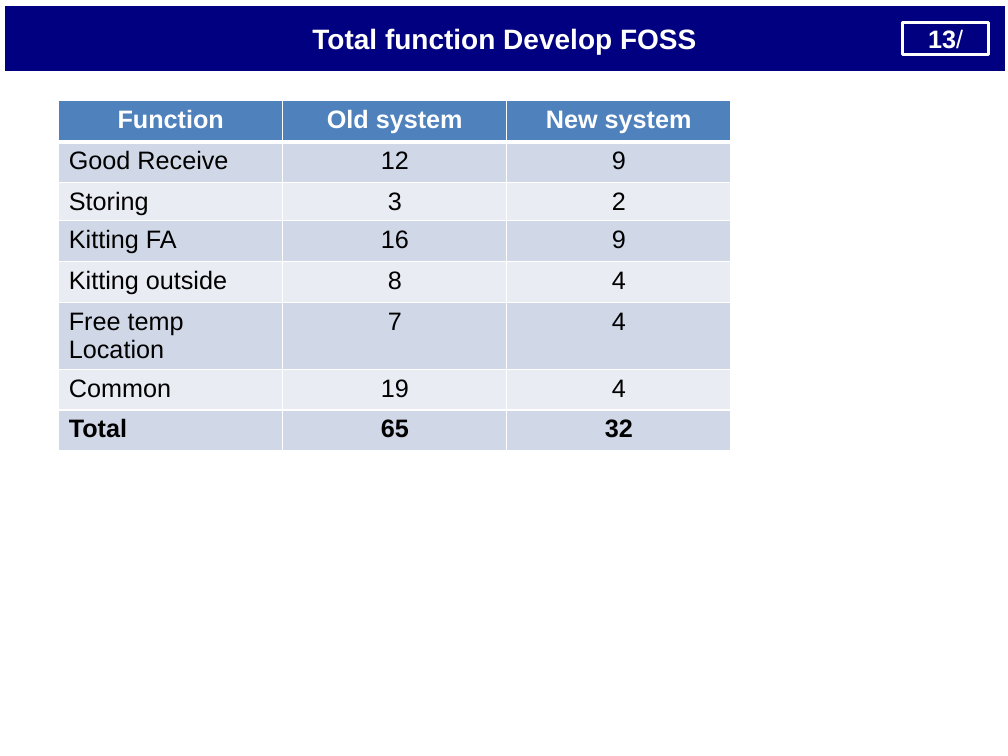
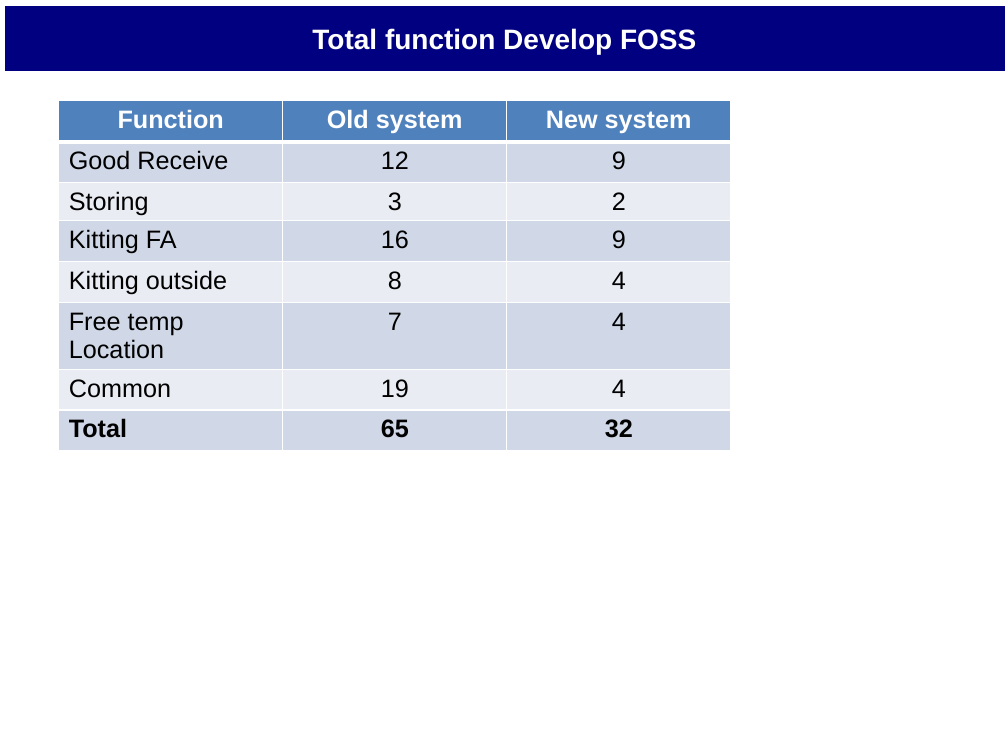
Before and after one commit to thietbicongnghevietnam/ReportPSNV, a slide deck: slide 13 of Report_Nguyen Nhu Minh.pptx. Drawn at 1008x756 pixels with LibreOffice and Linux fonts; fonts in the diff are those of the drawing. Boxes give left, top, right and bottom in pixels: in the first picture for what was removed or moved away, otherwise in the second. Text is boxed around its words. In the diff, an @@ line names an element or a change of style, - is before the commit and + after.

```diff
--- a/Report_Nguyen Nhu Minh.pptx
+++ b/Report_Nguyen Nhu Minh.pptx
@@ rectangle removed at box(902, 22, 989, 54) @@
-13/
```
Also in this commit, not shown: 2 other slides changed, 1 slide removed, 1 other file.
